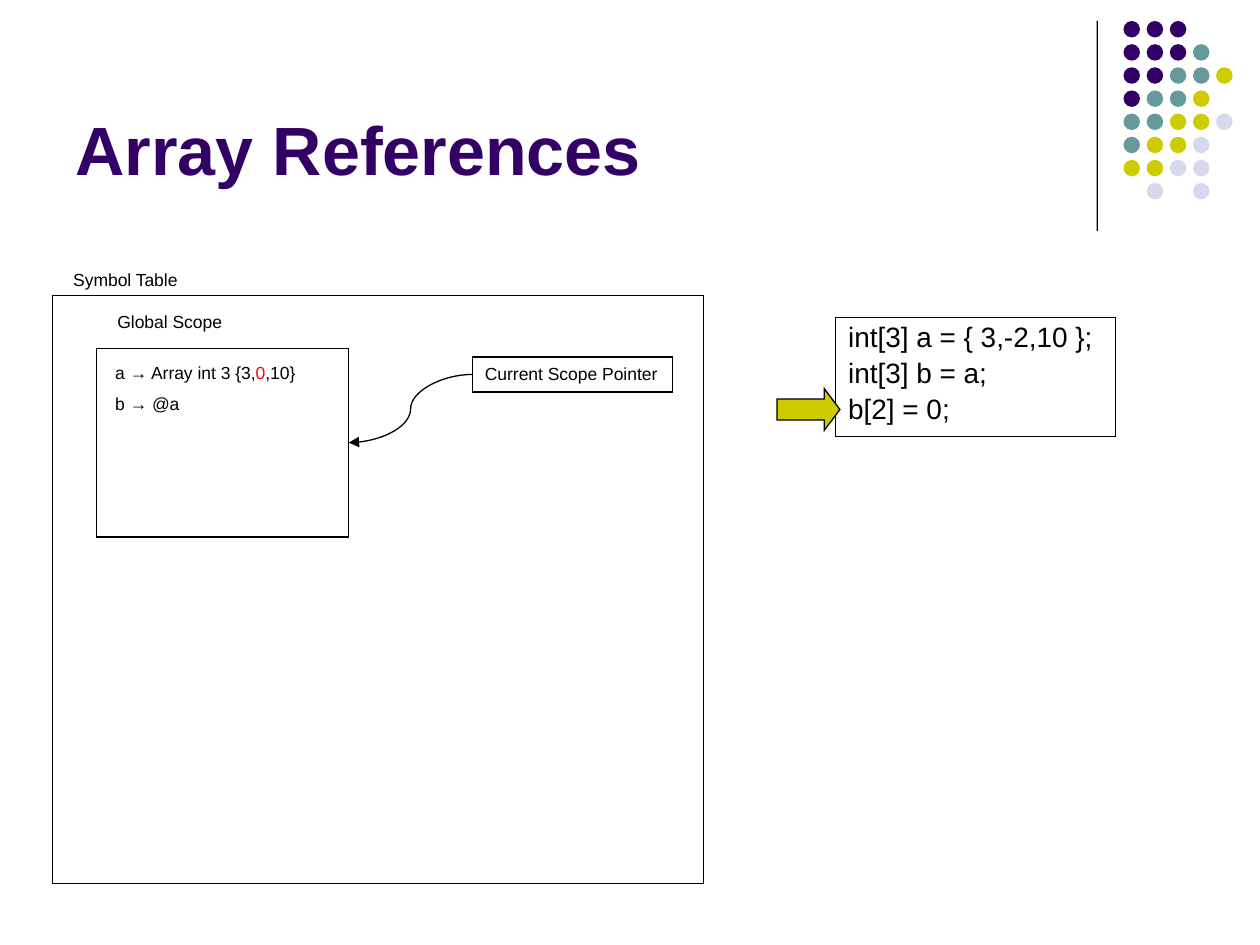
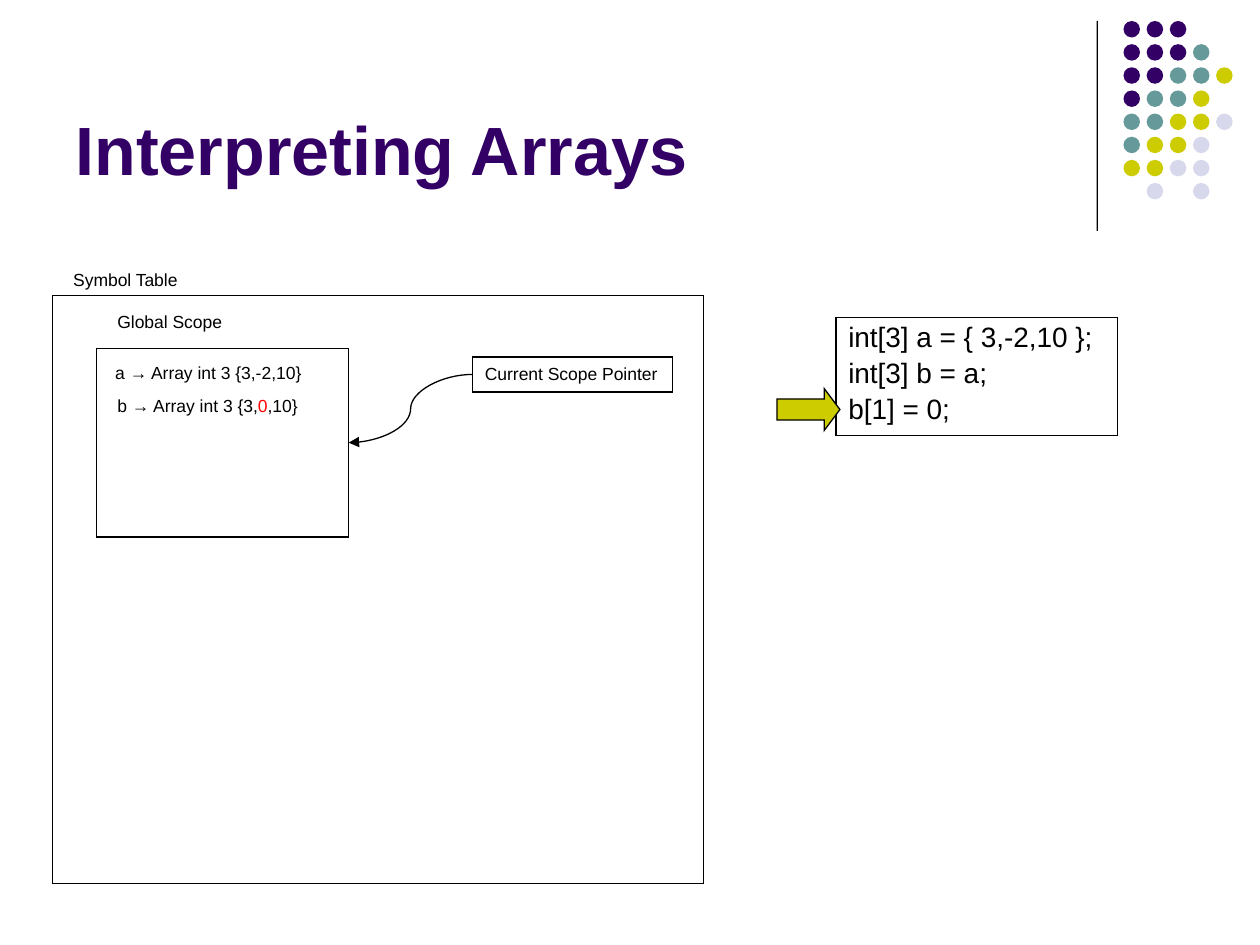
Before and after one commit to lutzhamel/CSC402, a slide deck: slide 7 of notes/csc402-ln019.pptx (slide 39 before the commit). Drawn at 1260x945 pixels with LibreOffice and Linux fonts; fonts in the diff are those of the drawing. Boxes give left, top, right and bottom in pixels: in the first picture for what was removed or moved away, otherwise in the second. Text is boxed around its words. In the diff, an @@ line names an element or a change of style, - is before the commit and + after.

```diff
--- a/notes/csc402-ln019.pptx
+++ b/notes/csc402-ln019.pptx
@@ title at [76,125,687,188]: text changed @@
-Array References
+Interpreting Arrays
@@ text at [115,366,301,383]: text changed @@
-a → Array int 3 {3,0,10}
+a → Array int 3 {3,-2,10}
@@ text at [117,399,298,416]: text changed @@
-b → @a
+b → Array int 3 {3,0,10}
@@ text in rectangle at [848,398,950,424]: text changed @@
-b[2] = 0;
+b[1] = 0;
```
Also in this commit, not shown: 33 other slides changed, 14 slides removed, 9 other files.
